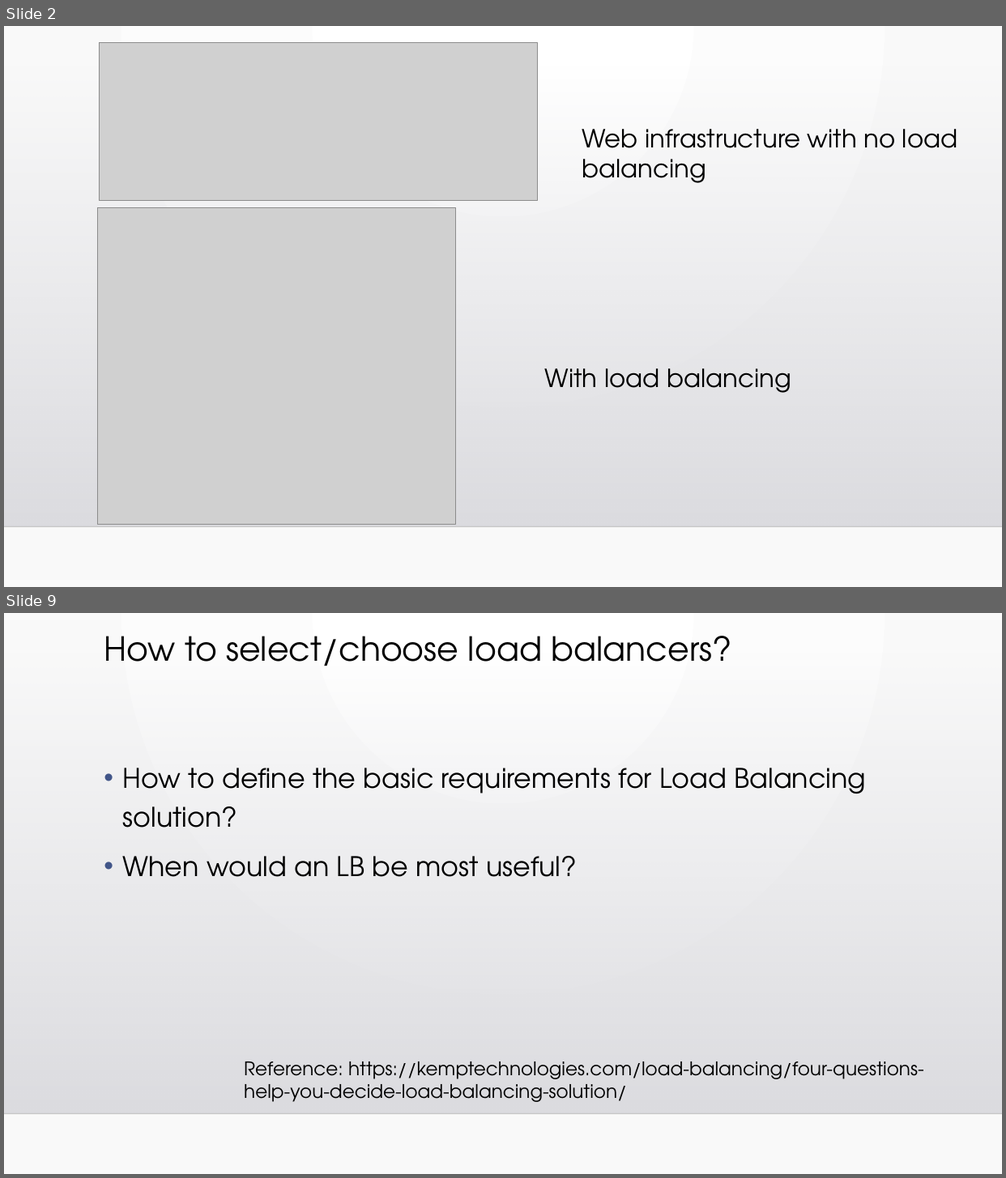
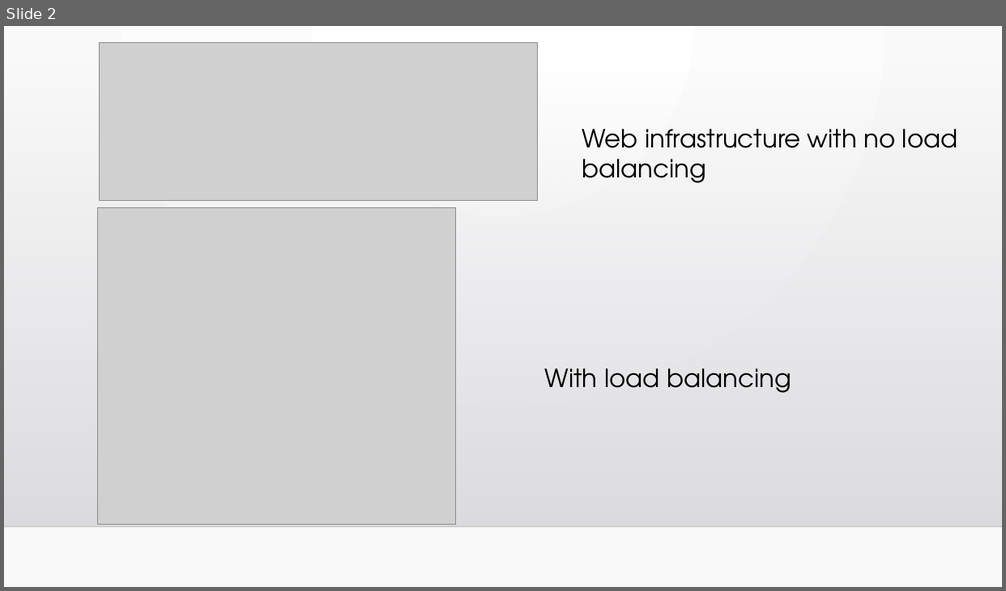
Before and after one commit to shishirkulkarni/DistributedSystems, a slide deck: Homework 9 - Distributed Applications/load_balancer.pptx. Shown one above the other, each under a label of ours: slides 2 and 9 before the commit, slide 2 after it; the slides between them are not shown. The pictures are 1006x1178 and 1006x591 pixels, drawn with LibreOffice and Linux fonts; fonts in the diff are those of the drawing; grey boxes stand for pictures; background and template pictures are left out. Boxes give left, top, right and bottom in pixels: in the first picture for what was removed or moved away, otherwise in the second. Text is boxed around its words. In the diff, an @@ line names an element or a change of style, - is before the commit and + after.

```diff
--- a/Homework 9 - Distributed Applications/load_balancer.pptx
+++ b/Homework 9 - Distributed Applications/load_balancer.pptx
@@ slide 9 removed at <box>4,613,1002,1174</box>, background gradient #FFFFFF to #FAFAFA; not listed: 2 template elements that a slide beside it also shows @@
@@ title removed at <box>104,636,733,666</box> @@
-How to select/choose load balancers?
@@ text removed at <box>123,768,866,877</box> @@
-• How to define the basic requirements for Load Balancing solution?
-• When would an LB be most useful?
@@ text removed at <box>244,1062,924,1102</box> @@
-Reference: https://kemptechnologies.com/load-balancing/four-questions-help-you-decide-load-balancing-solution/
```
Also in this commit, not shown: 5 slides changed, 1 slide added, 7 other slides removed.
